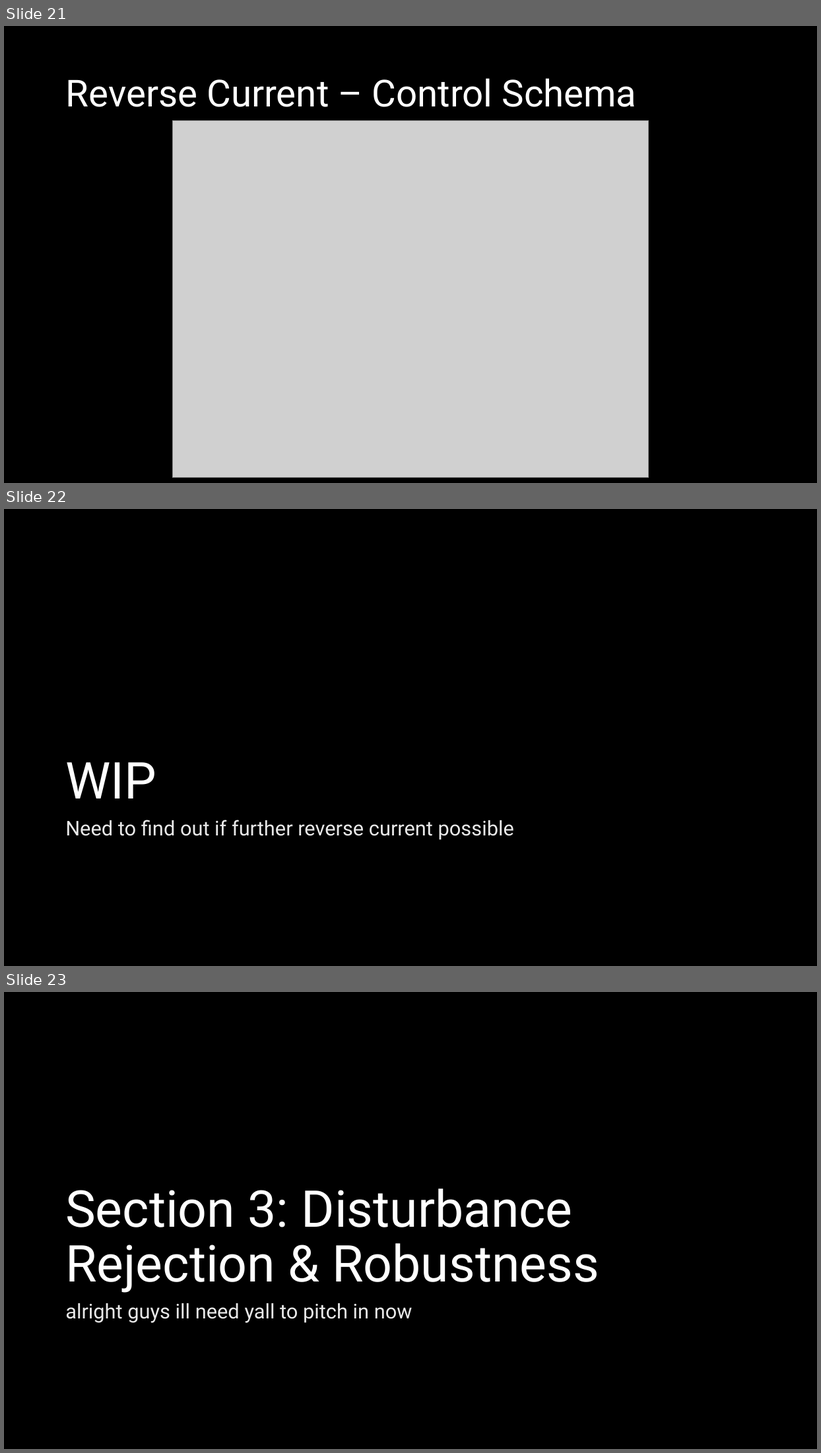
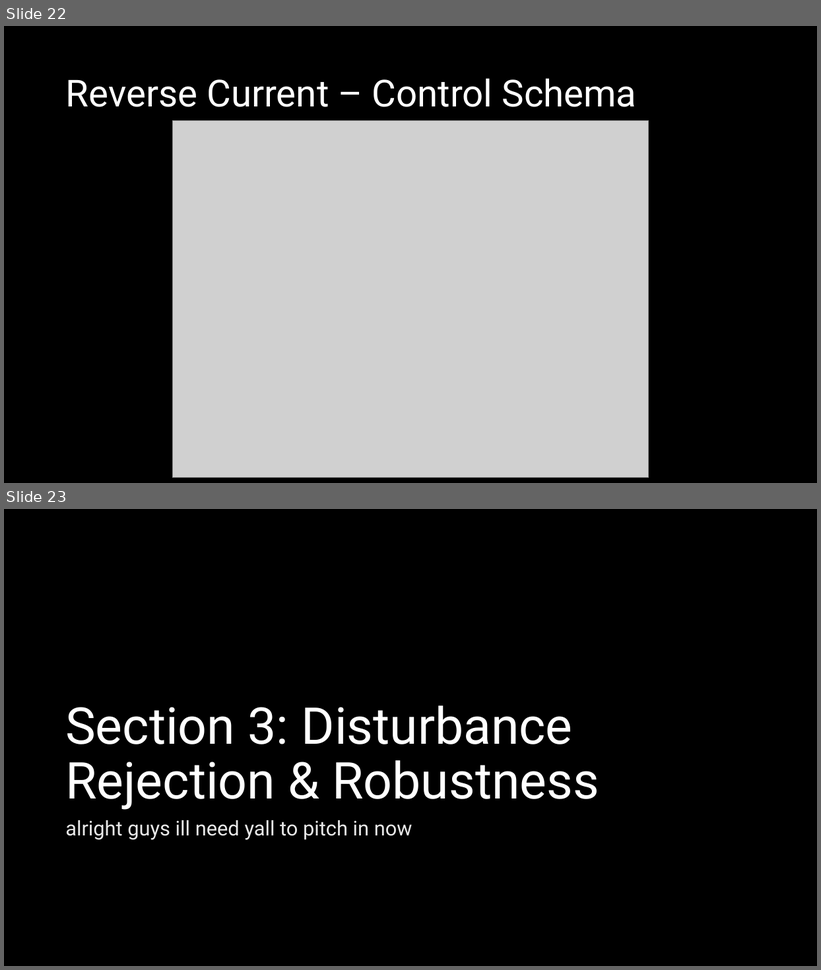
Before and after one commit to ut-ras/rm_electrical-supercap_v2, a slide deck: UT Robomasters – Supercap Power Stage Modeling.pptx. Shown one above the other, each under a label of ours: slides 21, 22 and 23 before the commit, slides 22 and 23 after it. The pictures are 821x1453 and 821x970 pixels, drawn with LibreOffice and Linux fonts; fonts in the diff are those of the drawing; grey boxes stand for pictures. Boxes give left, top, right and bottom in pixels: in the first picture for what was removed or moved away, otherwise in the second. Text is boxed around its words. In the diff, an @@ line names an element or a change of style, - is before the commit and + after.

```diff
--- a/UT Robomasters – Supercap Power Stage Modeling.pptx
+++ b/UT Robomasters – Supercap Power Stage Modeling.pptx
@@ slide 22 removed at (4,509,817,966), background #000000 @@
@@ title removed at (65,762,156,799) @@
-WIP
@@ text removed at (65,820,514,840) @@
-Need to find out if further reverse current possible
@@ what was slide 21 is now slide 22 @@
```
Also in this commit, not shown: 1 slide changed, 4 slides added, 1 other slide removed.
